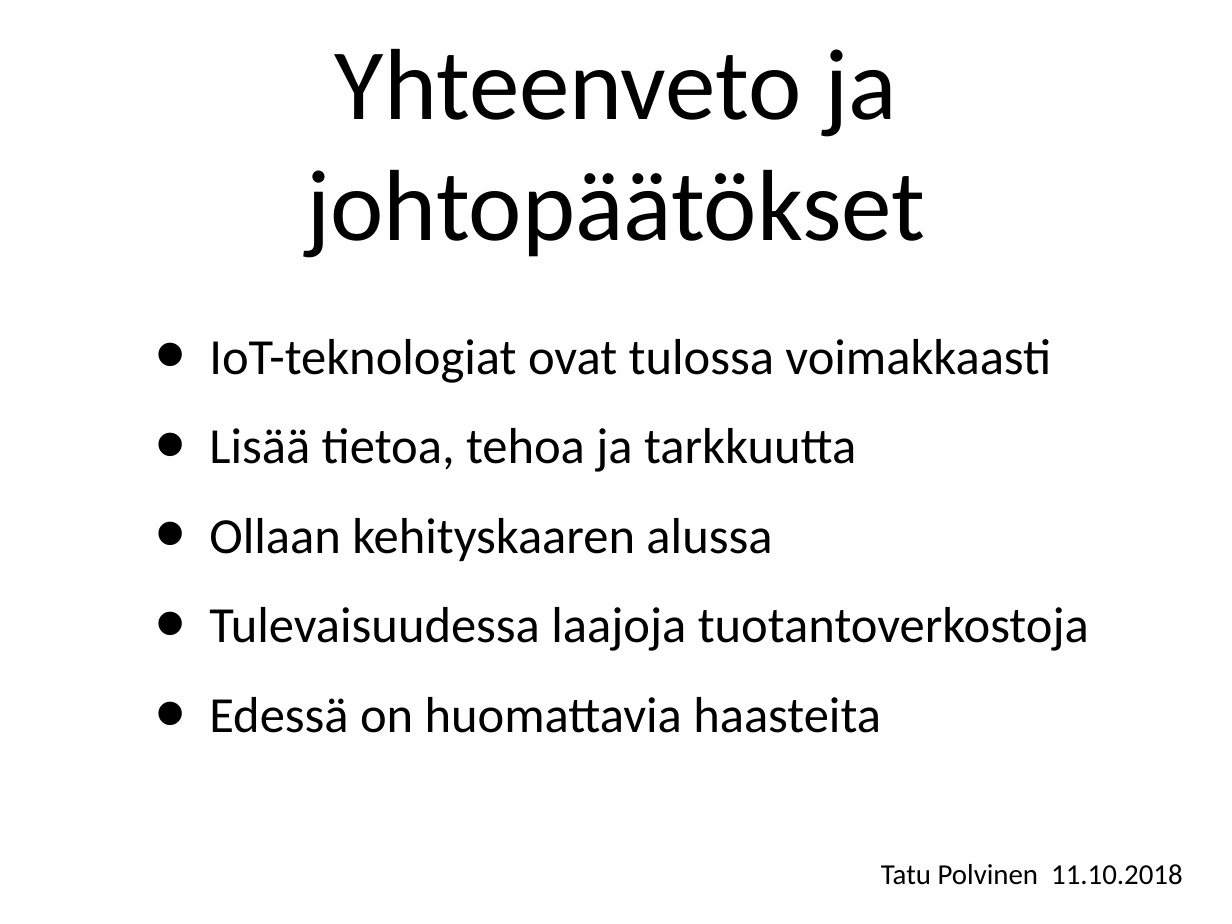
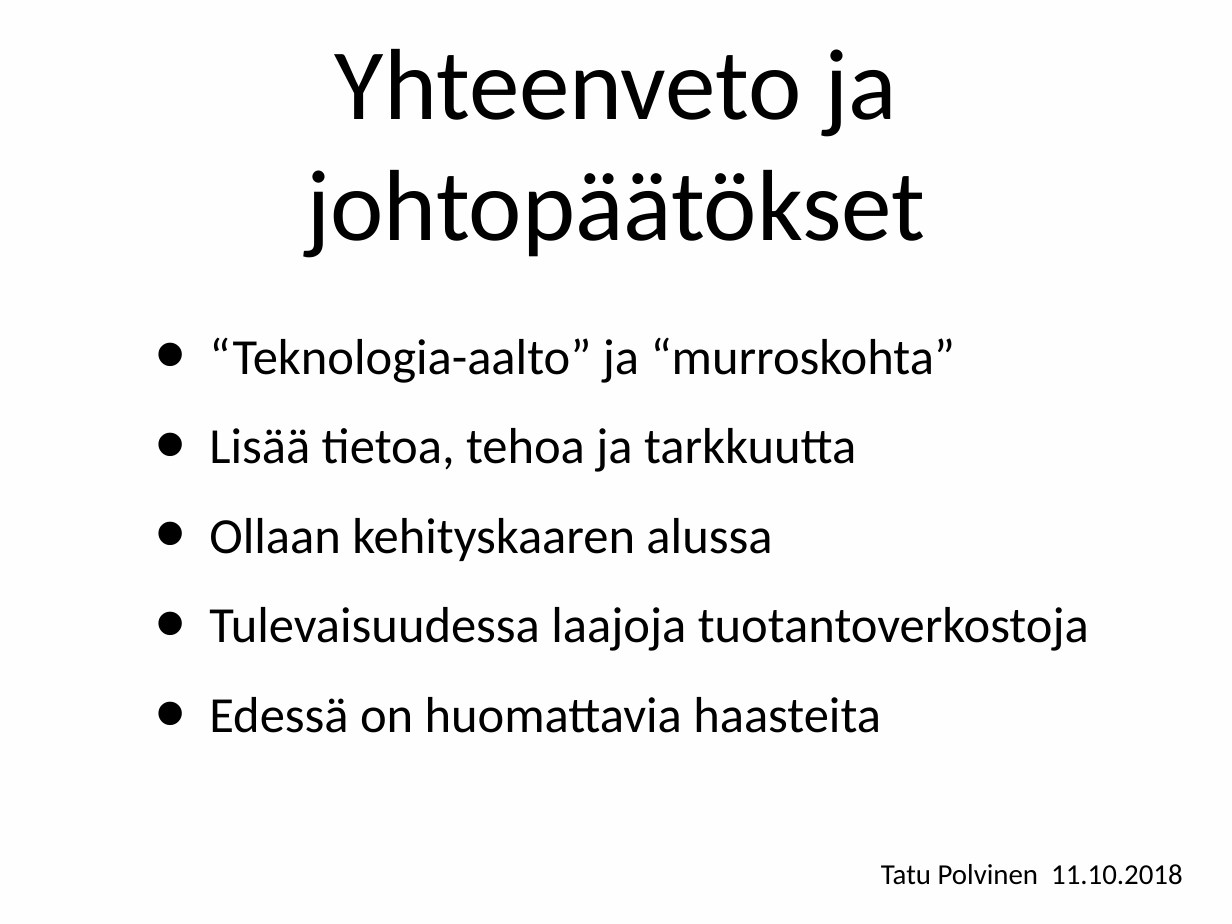
Before and after one commit to tpolvinen/Agri, a slide deck: slide 21 of Other_Notes/tPolvinenSeminaariesitys_2018-10-11.ppt (slide 20 before the commit). Drawn at 1232x924 pixels with LibreOffice and Linux fonts; fonts in the diff are those of the drawing. Boxes give left, top, right and bottom in pixels: in the first picture for what was removed or moved away, otherwise in the second. Text is boxed around its words. In the diff, an @@ line names an element or a change of style, - is before the commit and + after.

```diff
--- a/Other_Notes/tPolvinenSeminaariesitys_2018-10-11.ppt
+++ b/Other_Notes/tPolvinenSeminaariesitys_2018-10-11.ppt
@@ text at [209,337,956,383]: text changed @@
-• IoT-teknologiat ovat tulossa voimakkaasti
+• “Teknologia-aalto” ja “murroskohta”
```
Also in this commit, not shown: 4 other slides changed, 1 slide added.
